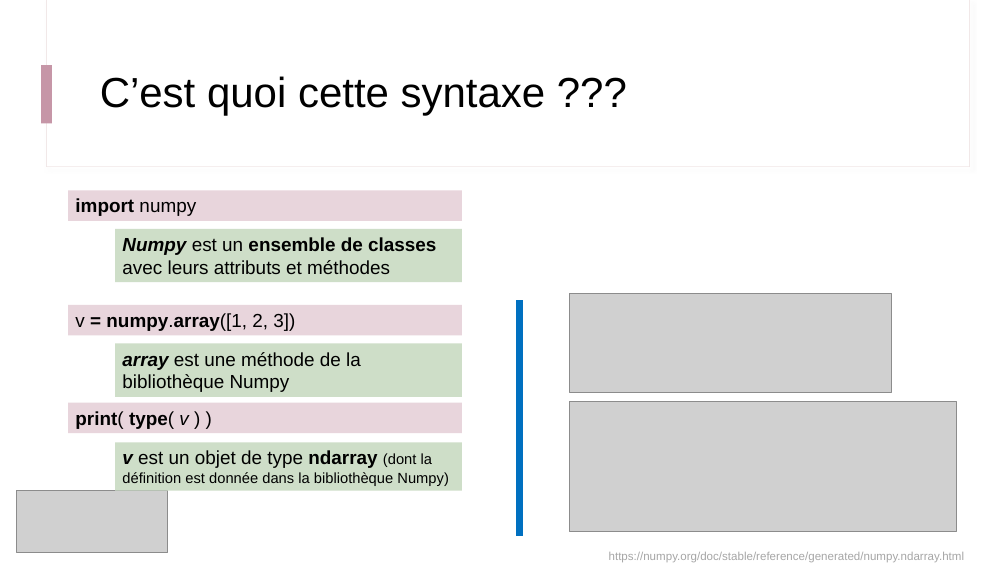
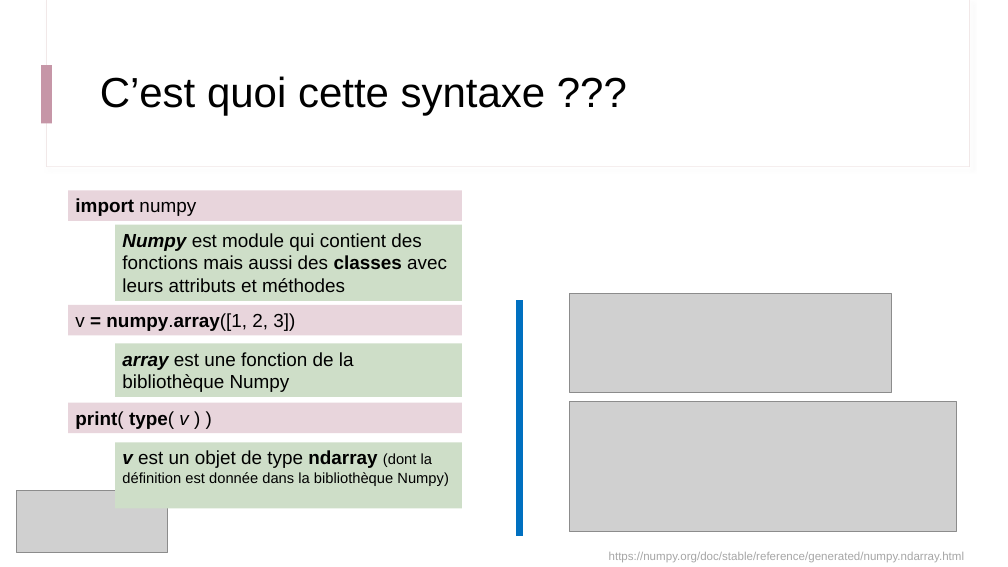
Before and after one commit to IOGS-Digital-Methods/semester-6, a slide deck: slide 10 of ONIP/onip_b4_objet/seance1_classes/B4_1_Classes_et_objets.pptx. Drawn at 1008x567 pixels with LibreOffice and Linux fonts; fonts in the diff are those of the drawing; grey boxes stand for pictures. Boxes give left, top, right and bottom in pixels: in the first picture for what was removed or moved away, otherwise in the second. Text is boxed around its words. In the diff, an @@ line names an element or a change of style, - is before the commit and + after.

```diff
--- a/ONIP/onip_b4_objet/seance1_classes/B4_1_Classes_et_objets.pptx
+++ b/ONIP/onip_b4_objet/seance1_classes/B4_1_Classes_et_objets.pptx
@@ rectangle "Numpy est module qui contient ...": place and size @@
-rectangle "Numpy est module qui contient ..." at <box>115,229,462,283</box>
+rectangle "Numpy est module qui contient ..." at <box>115,225,462,301</box>
@@ text in rectangle at <box>122,233,447,292</box>: text changed @@
-Numpy est un ensemble de classes avec leurs attributs et méthodes
+Numpy est module qui contient des fonctions mais aussi des classes avec leurs attributs et méthodes
@@ text in rectangle at <box>122,352,354,392</box>: text changed @@
-array est une méthode de la bibliothèque Numpy
+array est une fonction de la bibliothèque Numpy
@@ rectangle "v est un objet de ...": place and size @@
-rectangle "v est un objet de ..." at <box>115,442,462,491</box>
+rectangle "v est un objet de ..." at <box>115,442,462,509</box>
```
Also in this commit, not shown: 5 other slides changed, 7 other files.
